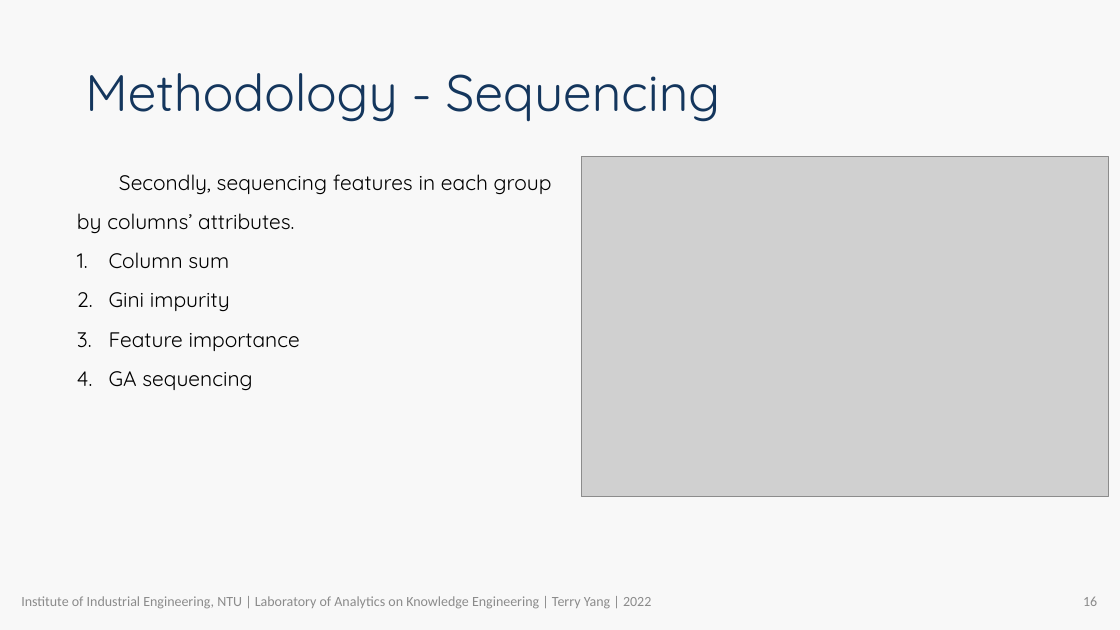
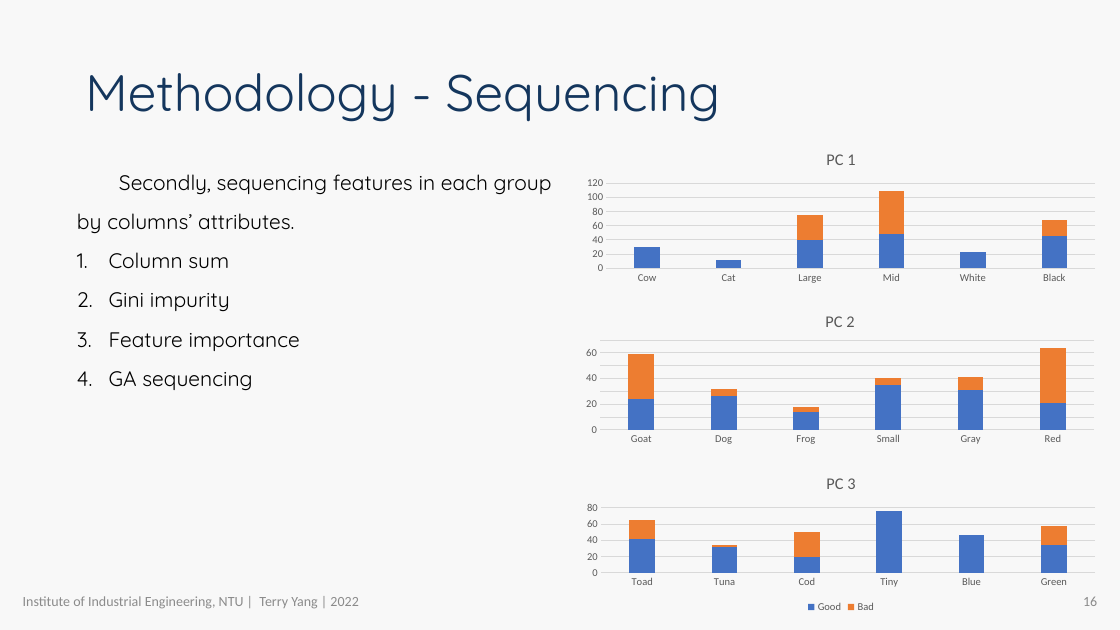
Before and after one commit to R64825/NTUIIE-Research, a slide deck: slide 16 of ppt/APIEMS TerryYang.pptx. Drawn at 1120x630 pixels with LibreOffice and Linux fonts; fonts in the diff are those of the drawing; grey boxes stand for pictures; background and template pictures are left out. Boxes give left, top, right and bottom in pixels: in the first picture for what was removed or moved away, otherwise in the second. Text is boxed around its words. In the diff, an @@ line names an element or a change of style, - is before the commit and + after.

```diff
--- a/ppt/APIEMS TerryYang.pptx
+++ b/ppt/APIEMS TerryYang.pptx
@@ column stacked chart added at (576, 138, 1106, 287) @@
+title "PC 1 "
+categories: Cow, Cat, Large, Mid, White, Black
+Series 1: 30, 12, 40, 49, 23, 45
+Series 2: 0, 0, 35, 60, 0, 23
@@ picture removed at (581, 156, 1109, 497) @@
@@ column stacked chart added at (576, 300, 1105, 449) @@
+title "PC 2 "
+categories: Goat, Dog, Frog, Small, Gray, Red
+Series 1: 24, 26, 14, 35, 31, 21
+Series 2: 35, 6, 4, 5, 10, 43
@@ column stacked chart added at (576, 461, 1106, 617) @@
+title "PC 3 "
+categories: Toad, Tuna, Cod, Tiny, Blue, Green
+Good: 42, 32, 20, 76, 46, 34
+Bad: 23, 2, 30, 0, 0, 24
@@ text at (23, 596, 358, 609): text changed @@
-Institute of Industrial Engineering, NTU | Laboratory of Analytics on Knowledge Engineering | Terry Yang | 2022
+Institute of Industrial Engineering, NTU | Terry Yang | 2022
```
Also in this commit, not shown: 21 other slides changed, 4 slides added, 4 slides removed, 2 other files.
